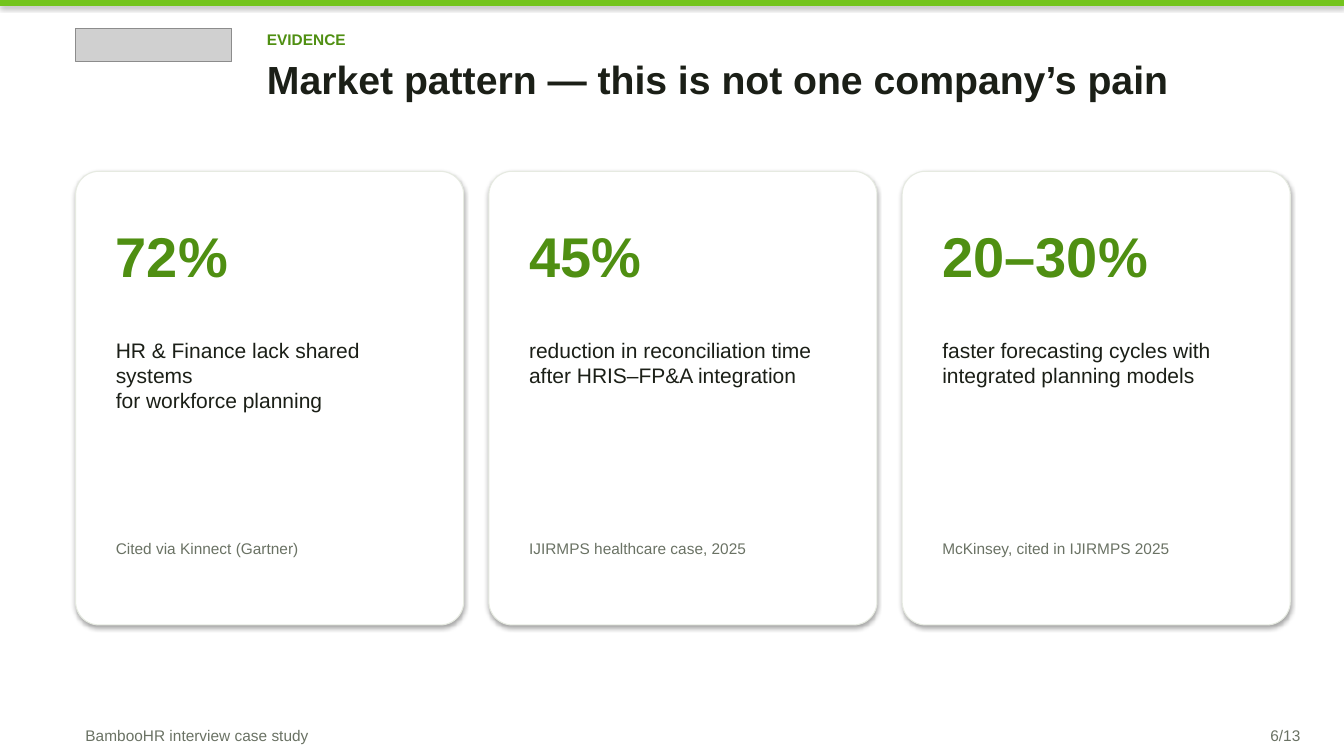
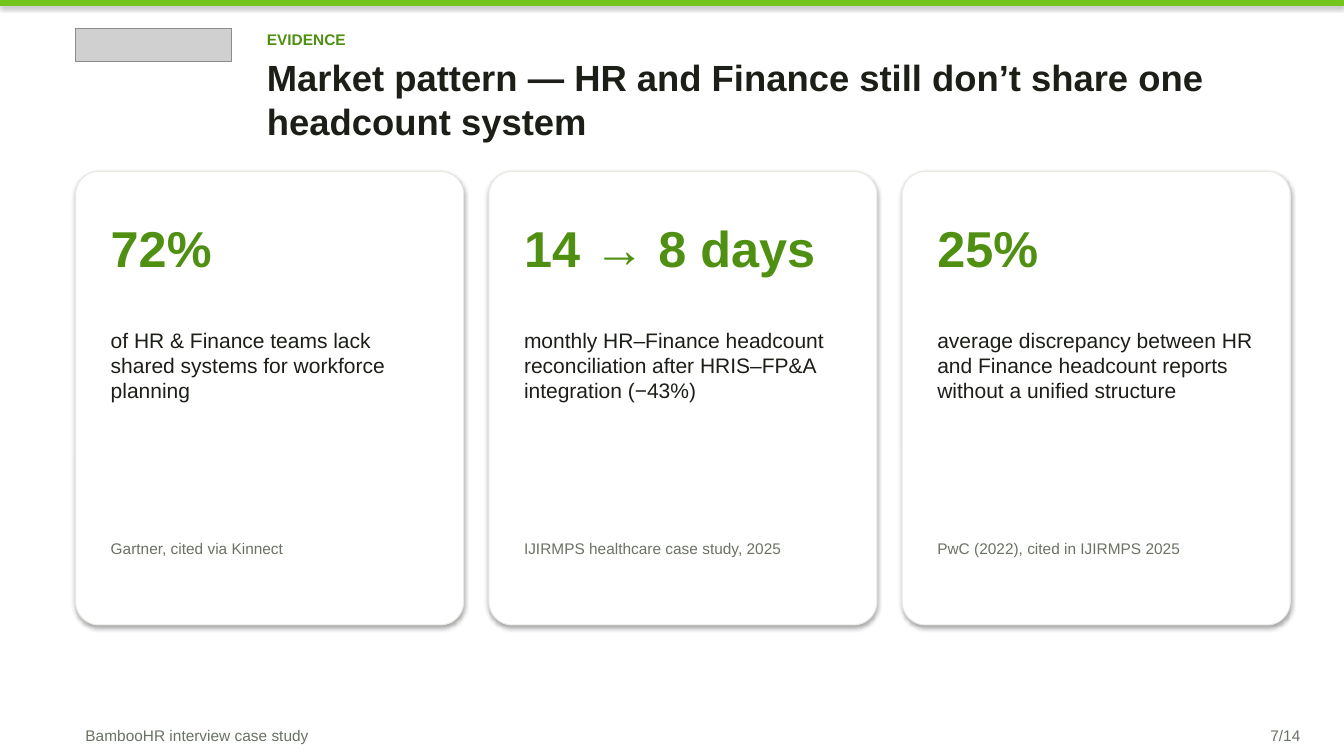
Before and after one commit to Brigdawg/Headcount-Reconciliation, a slide deck: slide 7 of deck/Headcount_Control_Tower_Case_Study.pptx (slide 6 before the commit). Drawn at 1344x756 pixels with LibreOffice and Linux fonts; fonts in the diff are those of the drawing; grey boxes stand for pictures. Boxes give left, top, right and bottom in pixels: in the first picture for what was removed or moved away, otherwise in the second. Text is boxed around its words. In the diff, an @@ line names an element or a change of style, - is before the commit and + after.

Commit message:
Strengthen deck around the problem, client value, and BambooHR value.
Add scrubbed “current spreadsheet” slide, clearer cross-functional process, and market stats focused on HR–Finance cohesion and recon time.

```diff
--- a/deck/Headcount_Control_Tower_Case_Study.pptx
+++ b/deck/Headcount_Control_Tower_Case_Study.pptx
@@ text at <box>267,64,1203,142</box>: text changed; size 28 to 26 pt @@
-Market pattern — this is not one company’s pain
+Market pattern — HR and Finance still don’t share one headcount system
@@ text "72%" at <box>111,232,212,268</box>: size 40 to 36 pt @@
@@ text at <box>524,230,815,276</box>: text changed; size 40 to 36 pt @@
-45%
+14 → 8 days
@@ text at <box>937,232,1038,268</box>: text changed; size 40 to 36 pt @@
-20–30%
+25%
@@ text at <box>111,332,385,403</box>: text changed @@
-HR & Finance lack shared systems
-for workforce planning
+of HR & Finance teams lack shared systems for workforce planning
@@ text at <box>524,332,824,403</box>: text changed @@
-reduction in reconciliation time
-after HRIS–FP&A integration
+monthly HR–Finance headcount reconciliation after HRIS–FP&A integration (−43%)
@@ text at <box>937,332,1252,399</box>: text changed @@
-faster forecasting cycles with
-integrated planning models
+average discrepancy between HR and Finance headcount reports without a unified structure
@@ text at <box>111,543,283,556</box>: text changed @@
-Cited via Kinnect (Gartner)
+Gartner, cited via Kinnect
@@ text at <box>524,543,781,557</box>: text changed @@
-IJIRMPS healthcare case, 2025
+IJIRMPS healthcare case study, 2025
@@ text at <box>937,543,1180,557</box>: text changed @@
-McKinsey, cited in IJIRMPS 2025
+PwC (2022), cited in IJIRMPS 2025
@@ text at <box>1270,730,1300,741</box>: text changed @@
-6/13
+7/14
```
Also in this commit, not shown: 8 other slides changed, 5 slides added, 4 slides removed, 3 other files.
